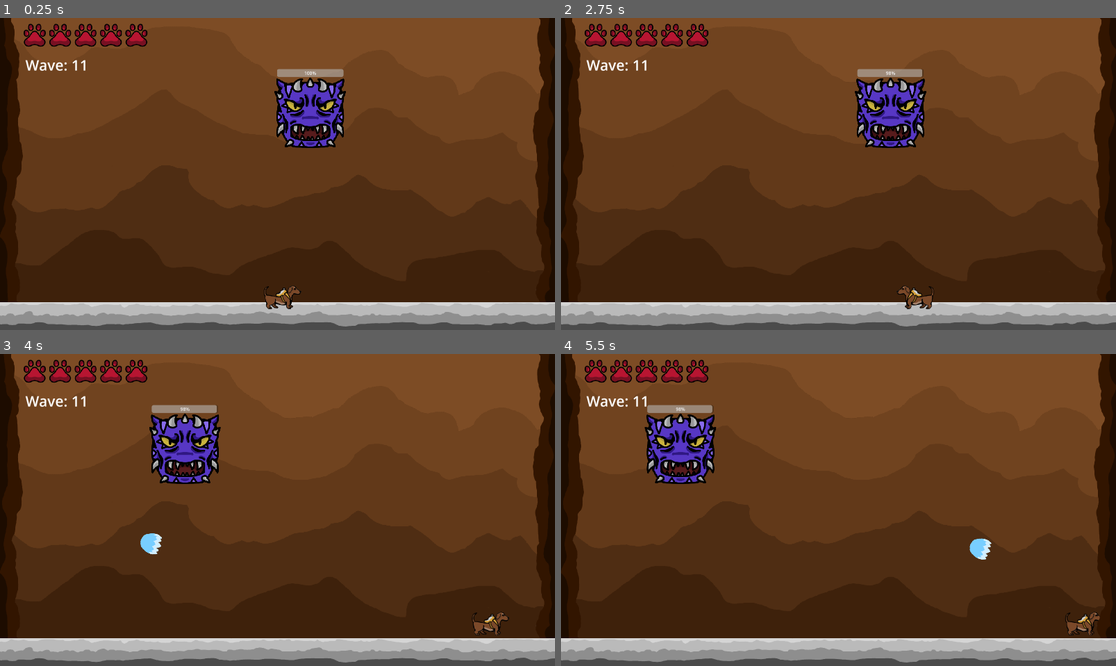
Above: before the commit, frames 1-4 (two rows, left to right).
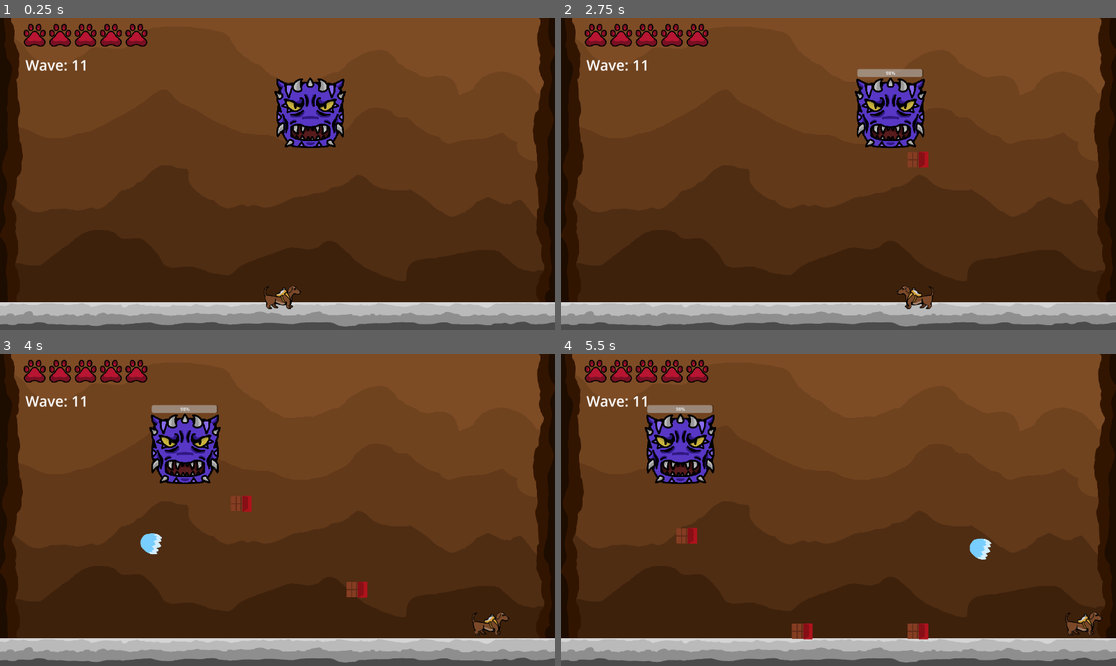
Above: after the commit, the same moments.

Repository: AnaVSSCaldeira/Salsicha-The-Game
Game: Godot game, scene res://Scenes/Game/Scenes/Game.tscn
Two runs of this game, one before a commit and one after it. Both use one fixed random seed, a clock stepped at 60 frames per second and the inputs below.
Inputs (mouse positions are in pixels of both pictures, inside the frame that each line leads up to):
- Up to frame 1 (0.25 s): no input
- Up to frame 2 (2.75 s): tap Enter (ui_accept) at 0.5, 0.77, 1.52 s; move the mouse to (960, 158) at 0.52 s; hold Shift 0.53-1.28 s; hold D (right) 0.53-2.03 s; click (960, 158) at 0.67 s; move the mouse to (727, 189) at 1.27 s; tap Q at 1.35 s; move the mouse to (894, 105) at 2.02 s; hold A (left) from 2.03 s (still down); hold Shift from 2.03 s (still down)
- Up to frame 3 (4 s): move the mouse to (249, 572) at 2.77 s; release A (left) at 2.78 s; release Shift at 2.78 s; hold D (right) from 2.78 s (still down); tap Q at 2.85 s; click (249, 572) at 2.92 s; tap Enter (ui_accept) at 3.02, 3.77 s; move the mouse to (444, 556) at 3.52 s; hold Shift from 3.53 s (still down)
- Up to frame 4 (5.5 s): move the mouse to (672, 463) at 4.27 s; release D (right) at 4.28 s; release Shift at 4.28 s; hold A (left) 4.28-5.03 s; tap Q at 4.35 s; tap Enter (ui_accept) at 4.52 s; move the mouse to (866, 510) at 5.02 s; hold D (right) from 5.03 s (still down); hold Shift from 5.03 s (still down); click (866, 510) at 5.17 s

The runs differ from the first frame. In frame 1, 0.3% of the frame differs, in the area x 49-62%, y 16-19%; in frame 2, 0.2%; in frame 3, 0.3%; in frame 4, 0.6%, in the area x 20-98%, y 55-92%.

Commit message:
boss attacks

Diff:
--- a/Salsicha/salsicha/Scenes/Game/Scenes/Boss.tscn
+++ b/Salsicha/salsicha/Scenes/Game/Scenes/Boss.tscn
@@ -50,6 +50,9 @@
 [node name="Action" type="Timer" parent="."]
 one_shot = true
 
+[node name="ChocoAttack" type="Timer" parent="."]
+one_shot = true
+
 [node name="Boss_sounds" type="AudioStreamPlayer" parent="."]
 
 [node name="Life" type="ProgressBar" parent="."]
--- a/Salsicha/salsicha/Scenes/Game/Scenes/Salsicha.tscn
+++ b/Salsicha/salsicha/Scenes/Game/Scenes/Salsicha.tscn
@@ -66,6 +66,7 @@
 size = Vector2(78, 60)
 
 [node name="Salsicha" type="CharacterBody2D" groups=["player"]]
+z_index = 1
 collision_mask = 2
 script = ExtResource("1_vb0mm")
 
--- a/Salsicha/salsicha/Scenes/Game/Scenes/enemy_bullet.tscn
+++ b/Salsicha/salsicha/Scenes/Game/Scenes/enemy_bullet.tscn
@@ -1,11 +1,20 @@
-[gd_scene load_steps=6 format=3 uid="uid://bl0cu1di6up8k"]
+[gd_scene load_steps=7 format=3 uid="uid://bl0cu1di6up8k"]
 
 [ext_resource type="Script" uid="uid://c8p8u5xl8slo4" path="res://Scenes/Game/Scripts/enemy_bullet.gd" id="1_mhqj8"]
 [ext_resource type="Texture2D" uid="uid://6a7nqbsqhqyk" path="res://Scenes/Game/Images/enemy_bullet.png" id="2_mhqj8"]
+[ext_resource type="Texture2D" uid="uid://0vj6bkb1ufhf" path="res://Scenes/Game/Images/boss_bullet.png" id="2_wvqir"]
 [ext_resource type="Texture2D" uid="uid://inyon5shlj1g" path="res://Scenes/Game/Images/enemy_bullet_2.png" id="3_xslgl"]
 
 [sub_resource type="SpriteFrames" id="SpriteFrames_mhqj8"]
 animations = [{
+"frames": [{
+"duration": 1.0,
+"texture": ExtResource("2_wvqir")
+}],
+"loop": true,
+"name": &"boss",
+"speed": 5.0
+}, {
 "frames": [{
 "duration": 1.0,
 "texture": ExtResource("2_mhqj8")
@@ -32,8 +41,8 @@
 script = ExtResource("1_mhqj8")
 
 [node name="AnimatedSprite2D" type="AnimatedSprite2D" parent="."]
-modulate = Color(1, 0.231373, 1, 1)
 sprite_frames = SubResource("SpriteFrames_mhqj8")
+animation = &"boss"
 
 [node name="CollisionShape2D" type="CollisionShape2D" parent="."]
 shape = SubResource("CapsuleShape2D_t4u8b")
--- a/Salsicha/salsicha/Scenes/Game/Scenes/food.tscn
+++ b/Salsicha/salsicha/Scenes/Game/Scenes/food.tscn
@@ -1,9 +1,10 @@
-[gd_scene load_steps=8 format=3 uid="uid://b21ddrh8ghcky"]
+[gd_scene load_steps=9 format=3 uid="uid://b21ddrh8ghcky"]
 
 [ext_resource type="Script" uid="uid://dxb8hjworuyi3" path="res://Scenes/Game/Scripts/food.gd" id="1_5xgw5"]
 [ext_resource type="Texture2D" uid="uid://btdcxycu52cbe" path="res://Scenes/Game/Images/carne.png" id="1_uutyg"]
 [ext_resource type="Texture2D" uid="uid://cw0q4nhbor8d8" path="res://Scenes/Game/Images/cenoura.png" id="2_5xgw5"]
 [ext_resource type="Texture2D" uid="uid://0ir02mdrhcg2" path="res://Scenes/Game/Images/maca.png" id="3_2p2e8"]
+[ext_resource type="Texture2D" uid="uid://bdppqma414a5i" path="res://Scenes/Game/Images/chocolate.png" id="4_2p2e8"]
 
 [sub_resource type="RectangleShape2D" id="RectangleShape2D_vx2ok"]
 size = Vector2(76, 76)
@@ -24,6 +25,14 @@
 }],
 "loop": true,
 "name": &"cenoura",
+"speed": 5.0
+}, {
+"frames": [{
+"duration": 1.0,
+"texture": ExtResource("4_2p2e8")
+}],
+"loop": true,
+"name": &"chocolate",
 "speed": 5.0
 }, {
 "frames": [{
@@ -49,7 +58,7 @@
 [node name="AnimatedSprite2D" type="AnimatedSprite2D" parent="."]
 texture_filter = 1
 sprite_frames = SubResource("SpriteFrames_l3xou")
-animation = &"carne"
+animation = &"chocolate"
 
 [node name="Area2D" type="Area2D" parent="."]
 
@@ -57,4 +66,12 @@
 position = Vector2(-0.5, -1)
 shape = SubResource("RectangleShape2D_5xgw5")
 
+[node name="Timer" type="Timer" parent="."]
+one_shot = true
+
+[node name="Damage" type="Timer" parent="."]
+
 [connection signal="body_entered" from="Area2D" to="." method="_on_area_2d_body_entered"]
+[connection signal="body_exited" from="Area2D" to="." method="_on_area_2d_body_exited"]
+[connection signal="timeout" from="Timer" to="." method="_on_timer_timeout"]
+[connection signal="timeout" from="Damage" to="." method="_on_damage_timeout"]
--- a/Salsicha/salsicha/Scenes/Game/Scenes/power_card.tscn
+++ b/Salsicha/salsicha/Scenes/Game/Scenes/power_card.tscn
@@ -1,10 +1,30 @@
-[gd_scene load_steps=8 format=3 uid="uid://wcwend7ncywa"]
-
-[ext_resource type="Texture2D" uid="uid://bqyfc00hkdkyi" path="res://Scenes/Game/Images/ground_rock.png" id="1_0vxud"]
+[gd_scene load_steps=28 format=3 uid="uid://wcwend7ncywa"]
+
 [ext_resource type="Script" uid="uid://bx7d40u087ben" path="res://Scenes/Game/Scripts/power_card.gd" id="1_bpfxr"]
 [ext_resource type="Texture2D" uid="uid://d2t73553vu17g" path="res://Scenes/Game/Images/common_card.png" id="2_p6h5l"]
 [ext_resource type="Texture2D" uid="uid://c2jptv4ehdusp" path="res://Scenes/Game/Images/rare_card.png" id="3_2shs0"]
 [ext_resource type="Texture2D" uid="uid://b5xijrvedrrl1" path="res://Scenes/Game/Images/uncommon_card.png" id="4_vwp18"]
+[ext_resource type="Texture2D" uid="uid://leir0rv4akf1" path="res://Scenes/Game/Images/1.png" id="5_p6h5l"]
+[ext_resource type="Texture2D" uid="uid://dj20xkisclpdm" path="res://Scenes/Game/Images/101.png" id="6_xfuwy"]
+[ext_resource type="Texture2D" uid="uid://cghm4xe5ydktf" path="res://Scenes/Game/Images/102.png" id="7_7jh5i"]
+[ext_resource type="Texture2D" uid="uid://hewh6xkupytu" path="res://Scenes/Game/Images/103.png" id="8_sh4ja"]
+[ext_resource type="Texture2D" uid="uid://qepe3firtu4x" path="res://Scenes/Game/Images/104.png" id="9_vuemp"]
+[ext_resource type="Texture2D" uid="uid://ctoiha838i8rh" path="res://Scenes/Game/Images/105.png" id="10_6i28t"]
+[ext_resource type="Texture2D" uid="uid://deio45aci8fhb" path="res://Scenes/Game/Images/106.png" id="11_ctixv"]
+[ext_resource type="Texture2D" uid="uid://v16i4mrw7vfu" path="res://Scenes/Game/Images/107.png" id="12_ehny0"]
+[ext_resource type="Texture2D" uid="uid://evkiavyiwcxv" path="res://Scenes/Game/Images/108.png" id="13_ratsu"]
+[ext_resource type="Texture2D" uid="uid://dx8mwuqe8bd0i" path="res://Scenes/Game/Images/2.png" id="14_5kc2u"]
+[ext_resource type="Texture2D" uid="uid://dk8f5bic33w4r" path="res://Scenes/Game/Images/201.png" id="15_10vpv"]
+[ext_resource type="Texture2D" uid="uid://2khrsqyx5fig" path="res://Scenes/Game/Images/202.png" id="16_cq1bo"]
+[ext_resource type="Texture2D" uid="uid://djot2t3xqbnmx" path="res://Scenes/Game/Images/203.png" id="17_bu274"]
+[ext_resource type="Texture2D" uid="uid://budgu60o47l38" path="res://Scenes/Game/Images/204.png" id="18_g3nwb"]
+[ext_resource type="Texture2D" uid="uid://biilwgavgyend" path="res://Scenes/Game/Images/205.png" id="19_u5qnb"]
+[ext_resource type="Texture2D" uid="uid://dfrfpvis44xwn" path="res://Scenes/Game/Images/206.png" id="20_1ilqg"]
+[ext_resource type="Texture2D" uid="uid://c5b1wemd1wdso" path="res://Scenes/Game/Images/3.png" id="21_jxytq"]
+[ext_resource type="Texture2D" uid="uid://xqvnsbse31hl" path="res://Scenes/Game/Images/4.png" id="22_v6eh5"]
+[ext_resource type="Texture2D" uid="uid://suvr5hafmm1d" path="res://Scenes/Game/Images/5.png" id="23_b40ml"]
+[ext_resource type="Texture2D" uid="uid://dmkbrtri3muc4" path="res://Scenes/Game/Images/6.png" id="24_tu8tw"]
+[ext_resource type="Texture2D" uid="uid://t5uv3lwfcm2s" path="res://Scenes/Game/Images/7.png" id="25_ah8iu"]
 
 [sub_resource type="SpriteFrames" id="SpriteFrames_bpfxr"]
 animations = [{
@@ -37,10 +57,170 @@
 animations = [{
 "frames": [{
 "duration": 1.0,
-"texture": ExtResource("1_0vxud")
+"texture": ExtResource("5_p6h5l")
 }],
 "loop": true,
 "name": &"1",
+"speed": 5.0
+}, {
+"frames": [{
+"duration": 1.0,
+"texture": ExtResource("6_xfuwy")
+}],
+"loop": true,
+"name": &"101",
+"speed": 5.0
+}, {
+"frames": [{
+"duration": 1.0,
+"texture": ExtResource("7_7jh5i")
+}],
+"loop": true,
+"name": &"102",
+"speed": 5.0
+}, {
+"frames": [{
+"duration": 1.0,
+"texture": ExtResource("8_sh4ja")
+}],
+"loop": true,
+"name": &"103",
+"speed": 5.0
+}, {
+"frames": [{
+"duration": 1.0,
+"texture": ExtResource("9_vuemp")
+}],
+"loop": true,
+"name": &"104",
+"speed": 5.0
+}, {
+"frames": [{
+"duration": 1.0,
+"texture": ExtResource("10_6i28t")
+}],
+"loop": true,
+"name": &"105",
+"speed": 5.0
+}, {
+"frames": [{
+"duration": 1.0,
+"texture": ExtResource("11_ctixv")
+}],
+"loop": true,
+"name": &"106",
+"speed": 5.0
+}, {
+"frames": [{
+"duration": 1.0,
+"texture": ExtResource("12_ehny0")
+}],
+"loop": true,
+"name": &"107",
+"speed": 5.0
+}, {
+"frames": [{
+"duration": 1.0,
+"texture": ExtResource("13_ratsu")
+}],
+"loop": true,
+"name": &"108",
+"speed": 5.0
+}, {
+"frames": [{
+"duration": 1.0,
+"texture": ExtResource("14_5kc2u")
+}],
+"loop": true,
+"name": &"2",
+"speed": 5.0
+}, {
+"frames": [{
+"duration": 1.0,
+"texture": ExtResource("15_10vpv")
+}],
+"loop": true,
+"name": &"201",
+"speed": 5.0
+}, {
+"frames": [{
+"duration": 1.0,
+"texture": ExtResource("16_cq1bo")
+}],
+"loop": true,
+"name": &"202",
+"speed": 5.0
+}, {
+"frames": [{
+"duration": 1.0,
+"texture": ExtResource("17_bu274")
+}],
+"loop": true,
+"name": &"203",
+"speed": 5.0
+}, {
+"frames": [{
+"duration": 1.0,
+"texture": ExtResource("18_g3nwb")
+}],
+"loop": true,
+"name": &"204",
+"speed": 5.0
+}, {
+"frames": [{
+"duration": 1.0,
+"texture": ExtResource("19_u5qnb")
+}],
+"loop": true,
+"name": &"205",
+"speed": 5.0
+}, {
+"frames": [{
+"duration": 1.0,
+"texture": ExtResource("20_1ilqg")
+}],
+"loop": true,
+"name": &"206",
+"speed": 5.0
+}, {
+"frames": [{
+"duration": 1.0,
+"texture": ExtResource("21_jxytq")
+}],
+"loop": true,
+"name": &"3",
+"speed": 5.0
+}, {
+"frames": [{
+"duration": 1.0,
+"texture": ExtResource("22_v6eh5")
+}],
+"loop": true,
+"name": &"4",
+"speed": 5.0
+}, {
+"frames": [{
+"duration": 1.0,
+"texture": ExtResource("23_b40ml")
+}],
+"loop": true,
+"name": &"5",
+"speed": 5.0
+}, {
+"frames": [{
+"duration": 1.0,
+"texture": ExtResource("24_tu8tw")
+}],
+"loop": true,
+"name": &"6",
+"speed": 5.0
+}, {
+"frames": [{
+"duration": 1.0,
+"texture": ExtResource("25_ah8iu")
+}],
+"loop": true,
+"name": &"7",
 "speed": 5.0
 }]
 
@@ -61,9 +241,8 @@
 offset_bottom = 40.0
 
 [node name="PowerImage" type="AnimatedSprite2D" parent="Control"]
-modulate = Color(0, 0.00784314, 0.0666667, 1)
-position = Vector2(328.328, 179.459)
-scale = Vector2(11.9095, 5.79162)
+position = Vector2(329.254, 178.949)
+scale = Vector2(4.37214, 4.37214)
 sprite_frames = SubResource("SpriteFrames_db60f")
 animation = &"1"
 
@@ -89,6 +268,7 @@
 autowrap_mode = 1
 
 [node name="Button" type="Button" parent="."]
+show_behind_parent = true
 layout_mode = 0
 offset_left = 6.11791
 offset_top = 9.17687
--- a/Salsicha/salsicha/Scenes/Game/Scripts/boss.gd
+++ b/Salsicha/salsicha/Scenes/Game/Scripts/boss.gd
@@ -12,6 +12,7 @@
 @export var damage_1: AudioStreamWAV
 
 var take_break = 10
+var count
 
 func setup(initial, final):
 	p1 = initial
@@ -19,9 +20,11 @@
 	pass
 
 func _ready():
-	$Boss_sounds.stream = laugh
-	$Boss_sounds.play()
+	if $Boss_sounds.playing == false:
+		$Boss_sounds.stream = laugh
+		$Boss_sounds.play()
 	$Action.start(2.5)
+	$Life.visible = false
 
 func _physics_process(delta):
 	velocity.x = direction * veloc
@@ -33,25 +36,94 @@
 
 func make_move():
 	if randi_range(1,100) <= take_break:
+		take_break = 10
 		$Action.start(3)
+
 	else:
 		var chance = randi_range(1,15)
-		if chance >= 1 and chance <= 5:
-			pass
-		elif chance >= 6 and chance <= 10:
-			pass
-		else:
-			pass
+
+		if chance >= 1 and chance <= 8:
+			if randi_range(1,4) <= 2:
+				if $Boss_sounds.playing == false:
+					$Boss_sounds.stream = attack_2
+			else:
+				if $Boss_sounds.playing == false:
+					$Boss_sounds.stream = attack_3
+
+				$Boss_sounds.play()
+			shoot()
+
+		elif (chance >= 9 and chance <= 15):
+			count = 0
+			if $Boss_sounds.playing == false:
+				$Boss_sounds.stream = attack_1
+				$Boss_sounds.play()
+			while count < 3:
+				chocolate()
+				$ChocoAttack.start(1)
+				await $ChocoAttack.timeout
+				count += 1
+
+		$Action.start(2)
+
+		if $Life.value < $Life.max_value:
+			if randi_range(1,100) <= 50:
+				pass
+			$Action.start(2)
+
+		take_break += 10
 
 func _on_action_timeout():
 	make_move()
 
 func take_damage(damage):
-	if randi_range(1,100) == 50:
-		$Boss_sounds.stream = damage_1
-		$Boss_sounds.play()
+	if $Life.value <= 0:
+		queue_free()
 
 	if $Life.value == $Life.max_value:
 		$Life.visible = true
 
+	if randi_range(1,100) <= 50:
+		if $Boss_sounds.playing == false:
+			$Boss_sounds.stream = damage_1
+			$Boss_sounds.play()
+
 	$Life.value = $Life.value - damage
+
+	spawn_food(false)
+
+func shoot():
+	var  bullet = preload("res://Scenes/Game/Scenes/enemy_bullet.tscn").instantiate()
+	bullet.setup("boss")
+	bullet.global_position = Vector2(global_position.x,global_position.y+100)
+	get_tree().current_scene.add_child(bullet)
+
+func chocolate():
+	spawn_food(true)
+
+func spawn_food(damage):
+
+	var spawn_food = randi_range(1,100)
+	if spawn_food <= 40 or damage:
+		var food = preload("res://Scenes/Game/Scenes/food.tscn").instantiate()
+		var food_name
+
+		if damage:
+			food_name = "chocolate"
+
+		else:
+			var food_type = randi_range(1,15)
+
+			if food_type >= 1 and food_type <= 5:
+				food_name = "maca"
+			elif food_type >= 6 and food_type <= 10:
+				food_name = "carne"
+			else:
+				food_name = "cenoura"
+
+		food.setup(food_name)
+
+		food.get_node("AnimatedSprite2D").animation = food_name
+		food.global_position = Vector2(global_position.x,global_position.y+150)
+
+		get_tree().current_scene.add_child(food)
--- a/Salsicha/salsicha/Scenes/Game/Scripts/enemy.gd
+++ b/Salsicha/salsicha/Scenes/Game/Scripts/enemy.gd
@@ -29,6 +29,7 @@
 
 			food.get_node("AnimatedSprite2D").animation = food_name
 			food.global_position = Vector2(global_position.x,global_position.y)
+			food.setup(false)
 			get_tree().current_scene.add_child(food)
 		get_parent().wave_ends()
 		queue_free()
@@ -36,7 +37,6 @@
 func _on_timer_timeout():
 	var  bullet = preload("res://Scenes/Game/Scenes/enemy_bullet.tscn").instantiate()
 	bullet.setup(bullet_type)
-	bullet.get_node("AnimatedSprite2D").animation = bullet_type
 	bullet.global_position = Vector2(global_position.x,global_position.y+100)
 	get_tree().current_scene.add_child(bullet)
 
--- a/Salsicha/salsicha/Scenes/Game/Scripts/enemy_bullet.gd
+++ b/Salsicha/salsicha/Scenes/Game/Scripts/enemy_bullet.gd
@@ -28,3 +28,7 @@
 		"strong":
 			$AnimatedSprite2D.animation = bullet_type
 			bullet_damage = 3
+		"boss":
+			speed = 700
+			$AnimatedSprite2D.animation = bullet_type
+			bullet_damage = 4
--- a/Salsicha/salsicha/Scenes/Game/Scripts/food.gd
+++ b/Salsicha/salsicha/Scenes/Game/Scripts/food.gd
@@ -1,6 +1,13 @@
 extends CharacterBody2D
 
 @onready var heal_value = $"/root/Global".heal
+@export var auto_destroy = false
+@export var deal_damage = false
+@export var player_in_area = false
+
+func _ready():
+    if auto_destroy:
+        $Timer.start(5)
 
 func _physics_process(delta):
     velocity.y += 300 * delta
@@ -8,5 +15,25 @@
 
 func _on_area_2d_body_entered(body:Node2D):
     if body.is_in_group("player"):
+        if deal_damage:
+            get_parent().get_node("Salsicha").player_damage(1)
+            player_in_area = true
+            $Damage.start(0.5)
+        else:
             get_parent().get_node("Salsicha").healing(heal_value)
             queue_free()
+
+func setup(food):
+    auto_destroy = true
+    if food == "chocolate":
+        deal_damage = true
+
+func _on_timer_timeout():
+    queue_free()
+
+func _on_damage_timeout():
+    if player_in_area:
+        get_parent().get_node("Salsicha").player_damage(1)
+
+func _on_area_2d_body_exited(body:Node2D):
+    player_in_area = false
--- a/Salsicha/salsicha/Scenes/Game/Scripts/h_box_container.gd
+++ b/Salsicha/salsicha/Scenes/Game/Scripts/h_box_container.gd
@@ -36,6 +36,7 @@
 		card.get_node("Control").get_node("Name").text = powers_by_rarity[str(power)]["Name"]
 		card.get_node("Control").get_node("Description").text = powers_by_rarity[str(power)]["Description"]
 		card.get_node("AnimatedSprite2D").animation = card.rarity
+		card.get_node("Control").get_node("PowerImage").animation = str(power)
 		card.id = power
 
 		# para debug
--- a/Salsicha/salsicha/Scenes/global.gd
+++ b/Salsicha/salsicha/Scenes/global.gd
@@ -98,7 +98,7 @@
 @export var gain_shield = false
 
 func restart():
-	player_jump = 300
+	player_jump = -500
 	player_life = 5
 	player_life_change = false
 	bullet_type = "default"
Binary file added: Salsicha/salsicha/Scenes/Game/Images/1.png
Not shown, added: Salsicha/salsicha/Scenes/Game/Images/1.png.import
Binary file added: Salsicha/salsicha/Scenes/Game/Images/101.png
Not shown, added: Salsicha/salsicha/Scenes/Game/Images/101.png.import
Binary file added: Salsicha/salsicha/Scenes/Game/Images/102.png
Not shown, added: Salsicha/salsicha/Scenes/Game/Images/102.png.import
Binary file added: Salsicha/salsicha/Scenes/Game/Images/103.png
Not shown, added: Salsicha/salsicha/Scenes/Game/Images/103.png.import
Binary file added: Salsicha/salsicha/Scenes/Game/Images/104.png
Not shown, added: Salsicha/salsicha/Scenes/Game/Images/104.png.import
Binary file added: Salsicha/salsicha/Scenes/Game/Images/105.png
Not shown, added: Salsicha/salsicha/Scenes/Game/Images/105.png.import
(and 34 more such lines)
